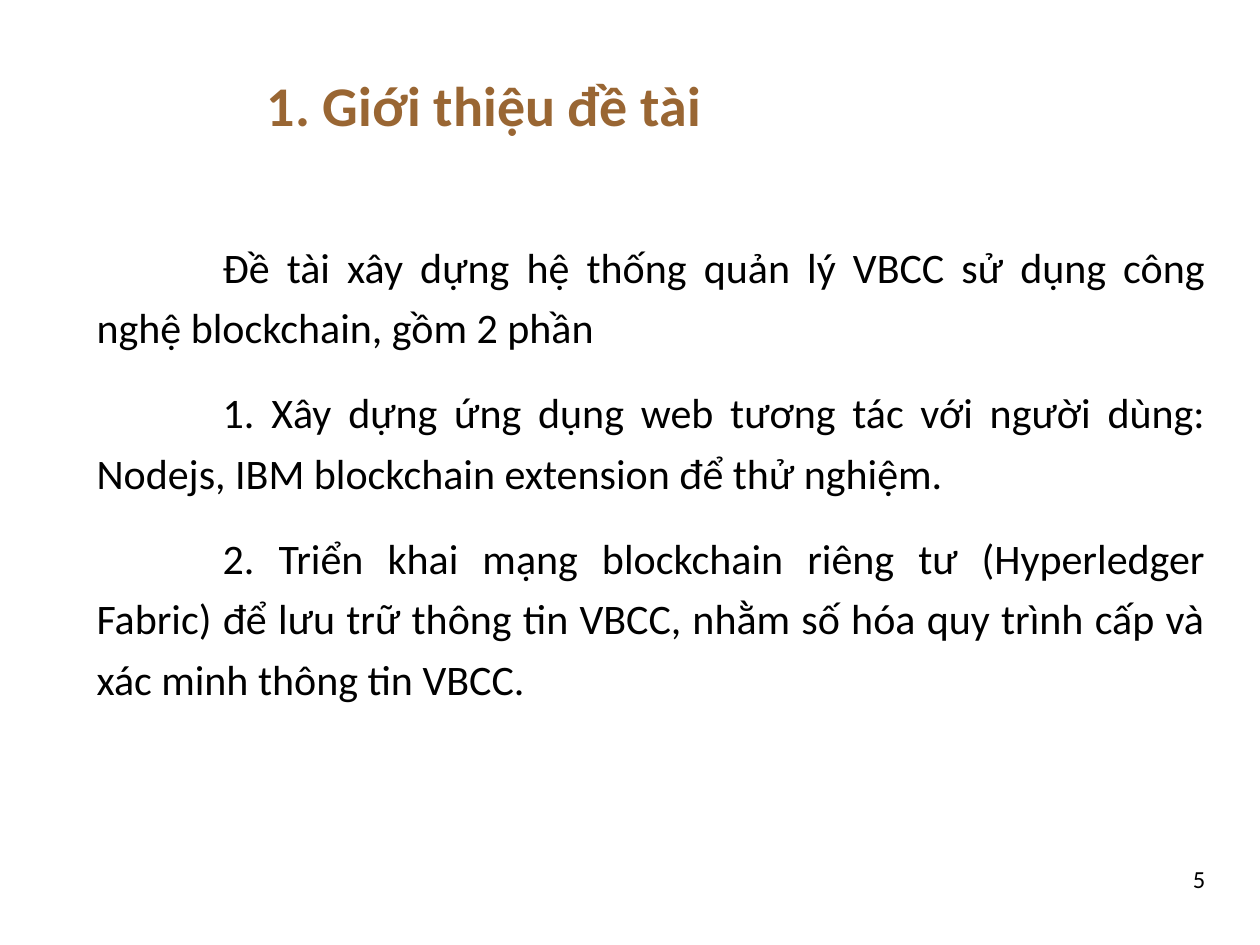
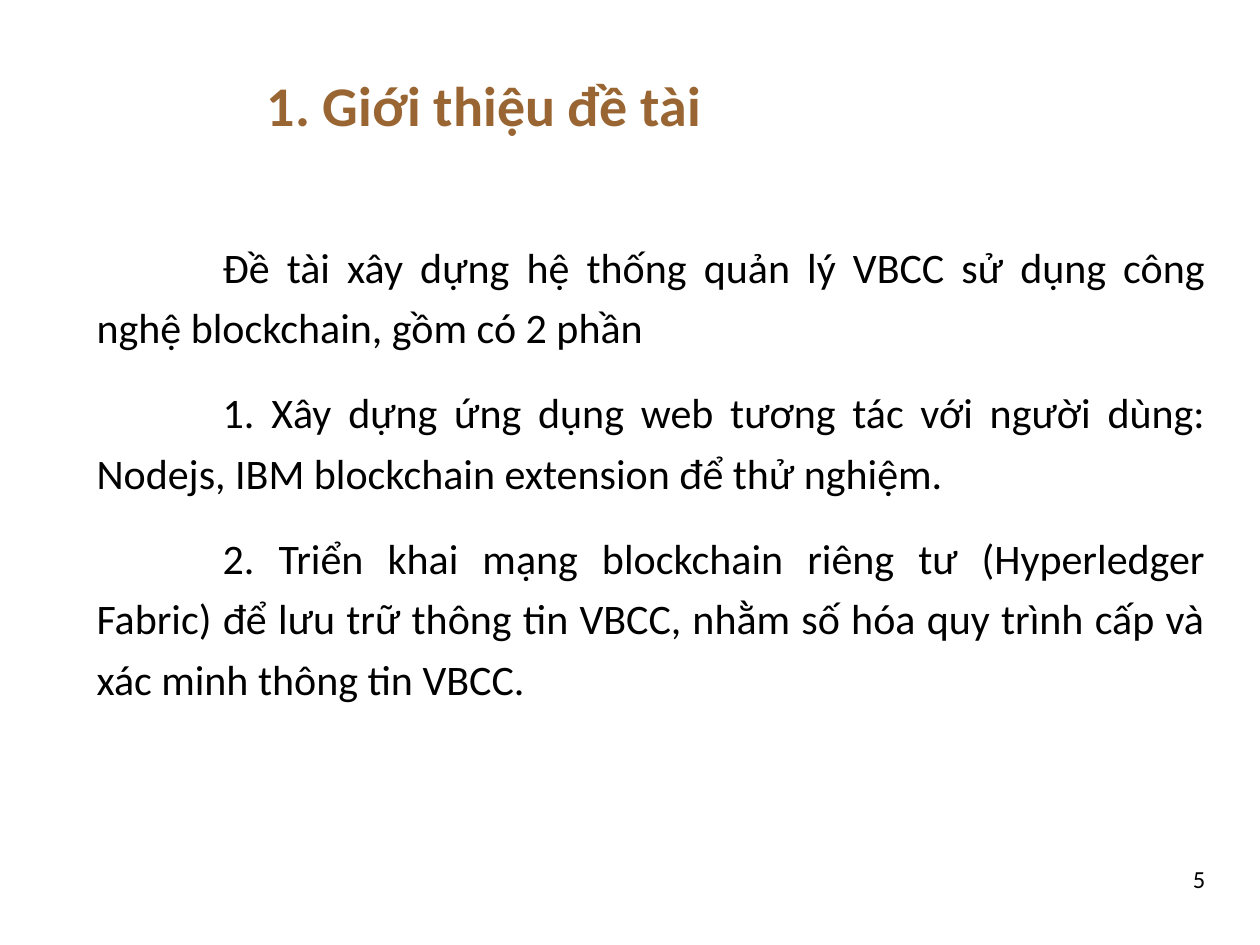
Before and after one commit to dtdungm/blockchain-vbcc, a slide deck: slide 5 of luan_van.pptx. Drawn at 1260x945 pixels with LibreOffice and Linux fonts; fonts in the diff are those of the drawing; background and template pictures are left out. Boxes give left, top, right and bottom in pixels: in the first picture for what was removed or moved away, otherwise in the second. Text is boxed around its words. In the diff, an @@ line names an element or a change of style, - is before the commit and + after.

```diff
--- a/luan_van.pptx
+++ b/luan_van.pptx
@@ text at (97, 251, 1204, 351): text changed @@
-Đề tài xây dựng hệ thống quản lý VBCC sử dụng công nghệ blockchain, gồm 2 phần
+Đề tài xây dựng hệ thống quản lý VBCC sử dụng công nghệ blockchain, gồm có 2 phần
```
Also in this commit, not shown: 6 other slides changed, 2 slides added, 1 slide removed.
